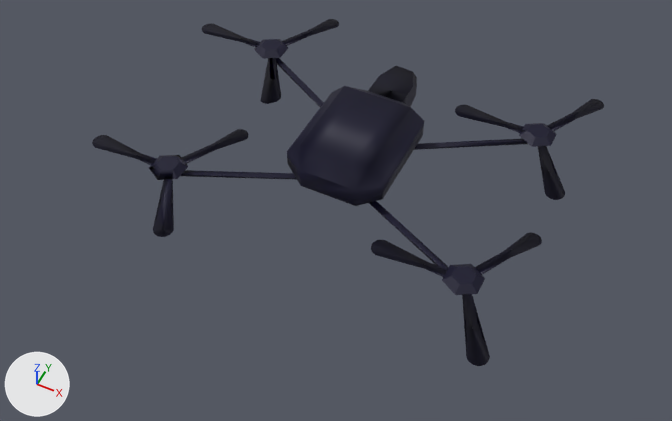
Two versions of the glTF model assets/models/drone.glb, one commit apart.
One viewpoint serves both versions: a 50 mm camera at (3.09, -6.65, 7.19) aimed at (0.09, -0.65, -0.32). The axes (+X, +Y, +Z) are drawn at lower left. The lights are the same throughout. The older version comes first. Where no turn or scale is listed for an object, it has been applied to the vertices.

Before the edit, the objects in view are built like this:
```python
me_mesh = bpy.data.meshes.new('Mesh')
me_mesh.from_pydata(...)  # 351 vertices, 768 faces; spans x -1.72..1.8, y -1.23..1.25, z -0.17..0.4
me_mesh.materials.append(mat_frontcolor)
me_mesh_001 = bpy.data.meshes.new('Mesh.001')
me_mesh_001.from_pydata(...)  # 177 vertices, 432 faces; spans x -85.0..87.0, y -2.0..6.0, z -55.0..100.0
me_mesh_001.materials.append(mat_frontcolor)
me_mesh_004 = bpy.data.meshes.new('Mesh.004')
me_mesh_004.from_pydata(...)  # 177 vertices, 433 faces; spans x -85.0..87.0, y -2.0..6.0, z -55.0..97.0
me_mesh_004.materials.append(mat_frontcolor)
ob_helice1 = bpy.data.objects.new('helice1', me_mesh_001)
ob_helice1.parent = ob_model
ob_helice1.location = (-167.2, 2.349, -108.0)
ob_helice1.rotation_euler = (0.0, 0.522, 0.0)  # degrees (0, 30, 0)
ob_helice4 = bpy.data.objects.new('helice4', me_mesh_004)
ob_helice4.parent = ob_model
ob_helice4.location = (172.0, 2.334, 117.8)
ob_helice4.rotation_euler = (0.0, 0.522, 0.0)  # degrees (0, 30, 0)
ob_mesh1 = bpy.data.objects.new('Mesh1', me_mesh)
ob_mesh1.location = (0.0, 0.0, 0.0)
# also in view: 'helice2' at (-1.88, -1.17, 0.04); 'helice3' at (1.51, 1.09, 0.04)
```
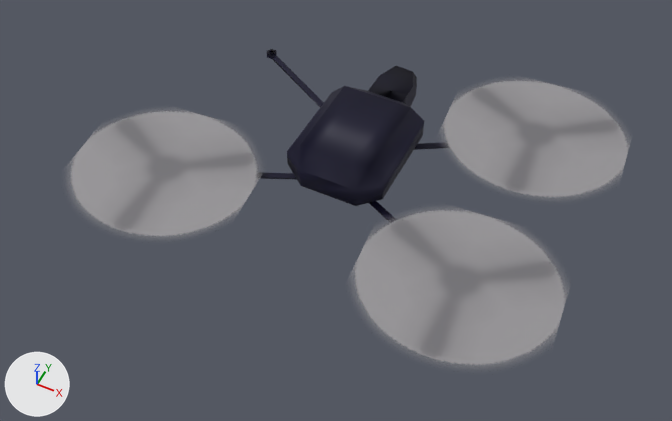
The edits, one by one:
Picture 'fans_spin_fast' (img_fans_spin_fast) is new.
Material 'Blurred_fan' (mat_blurred_fan) is new.
Its texture is img_fans_spin_fast (with its transparency).
Mesh me_plane_002 is new.
It has 4 vertices, 2 faces and spans x -1.08..1.08, y -1.08..1.08, z 0.0.
It uses material mat_blurred_fan (picture img_fans_spin_fast).
Object 'helice1' (ob_helice1) turns from (0, 30, 0) to (0, 0, 0) degrees about x, y and z.
Object 'helice1' (ob_helice1) is rescaled from (1.0, 1.0, 1.0) to (0.0, 0.0, 0.0).
Object 'helice4' (ob_helice4) turns from (0, 30, 0) to (0, 0, 0) degrees about x, y and z.
Object 'helice4' (ob_helice4) is rescaled from (1.0, 1.0, 1.0) to (0.0, 0.0, 0.0).
Object 'blur4' (ob_blur4) is new; it shows me_plane_002.
Its location is (1.713, -1.269, 0.087).
Object 'blur3' (ob_blur3) is new; it shows a copy of me_plane_002.
Its location is (1.713, 0.999, 0.087).
Object 'blur2' (ob_blur2) is new; it shows a copy of me_plane_002.
Its location is (-1.64, -1.269, 0.087).

Where the change shows, as pixel boxes (x1, y1, x2, y2) in the pictures (672 x 421 px):
'blur4', added: after (352, 210, 568, 365)
'blur2', added: after (70, 111, 259, 236)
'blur3', added: after (442, 80, 630, 197)
'helice4', rescaled, turned (not visible afterwards): before (371, 232, 542, 366)
'helice1', rescaled, turned (not visible afterwards): before (202, 19, 339, 104)
